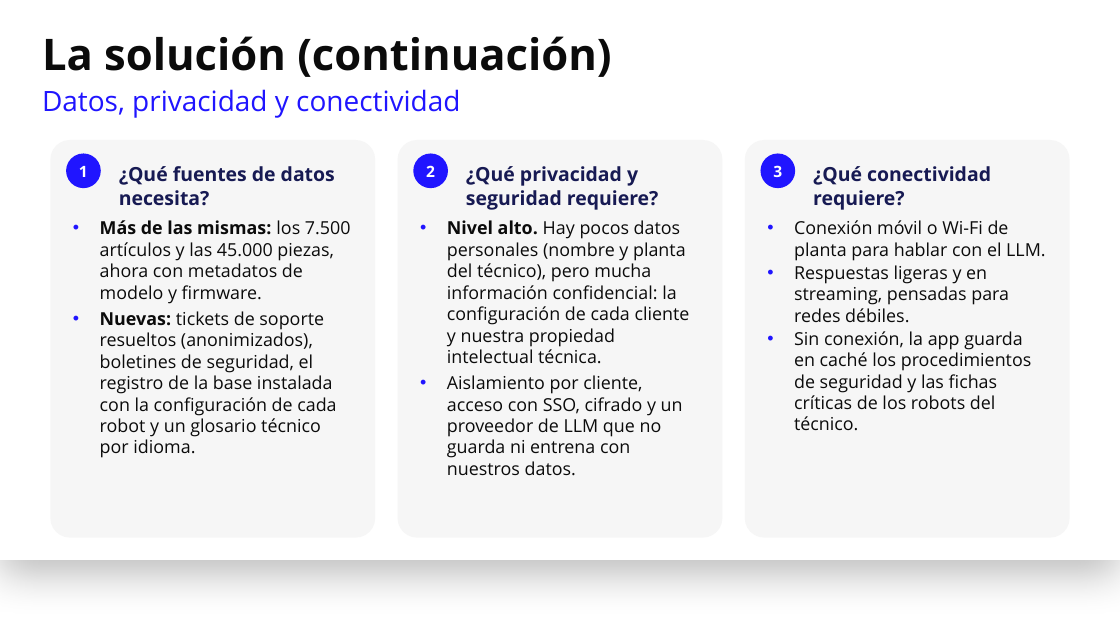
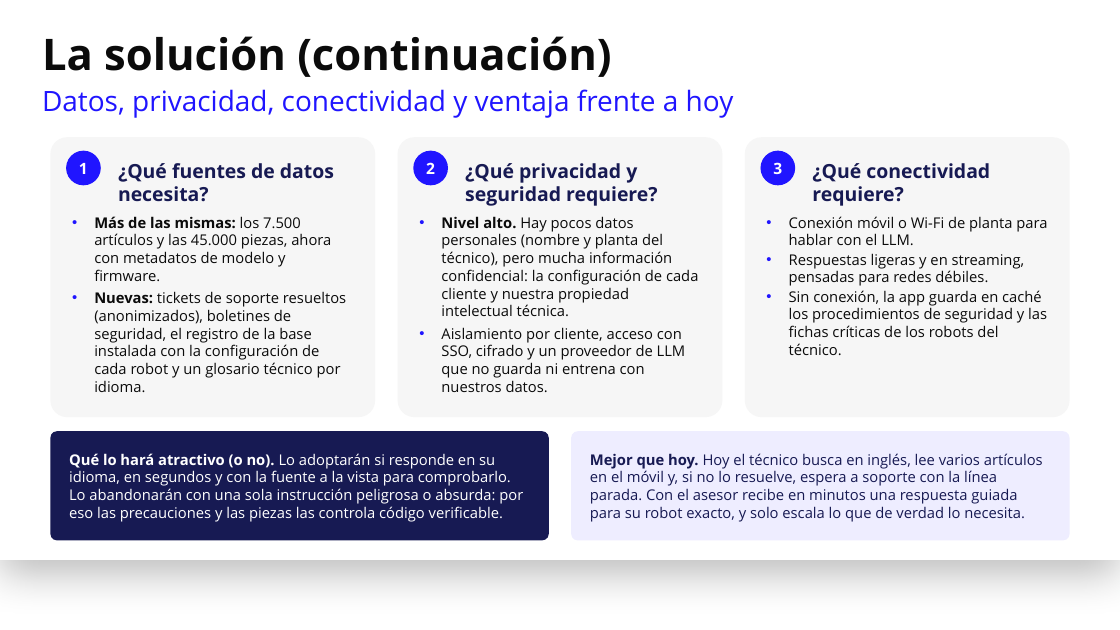
Before and after one commit to edgonzalezaccenture/udacity-ai-product-manager-llm-project, a slide deck: slide 6 of asesor-experto-ia-escenario-c.pptx. Drawn at 1120x630 pixels with LibreOffice and Linux fonts; fonts in the diff are those of the drawing; background and template pictures are left out. Boxes give left, top, right and bottom in pixels: in the first picture for what was removed or moved away, otherwise in the second. Text is boxed around its words. In the diff, an @@ line names an element or a change of style, - is before the commit and + after.

```diff
--- a/asesor-experto-ia-escenario-c.pptx
+++ b/asesor-experto-ia-escenario-c.pptx
@@ title at bbox=[42, 89, 734, 118]: text changed @@
-Datos, privacidad y conectividad
+Datos, privacidad, conectividad y ventaja frente a hoy
@@ rounded rectangle "¿Qué fuentes de datos necesita?": place and size @@
-rounded rectangle "¿Qué fuentes de datos necesita?" at bbox=[50, 140, 375, 538]
+rounded rectangle "¿Qué fuentes de datos necesita?" at bbox=[50, 137, 375, 417]
@@ rounded rectangle "¿Qué privacidad y seguridad requiere?": place and size @@
-rounded rectangle "¿Qué privacidad y seguridad requiere?" at bbox=[398, 140, 722, 538]
+rounded rectangle "¿Qué privacidad y seguridad requiere?" at bbox=[398, 137, 722, 417]
@@ rounded rectangle "¿Qué conectividad requiere?": place and size @@
-rounded rectangle "¿Qué conectividad requiere?" at bbox=[745, 140, 1070, 538]
+rounded rectangle "¿Qué conectividad requiere?" at bbox=[745, 137, 1070, 417]
@@ text in rounded rectangle at bbox=[94, 216, 346, 392]: size 23 to 19 pt in "Más de las mismas: los 7.500 artículos ...", "Nuevas: tickets de soporte resueltos (anonimizados), boletin ..."; indent changed @@
@@ text in rounded rectangle at bbox=[441, 216, 698, 392]: size 23 to 19 pt in "Nivel alto. Hay pocos datos personales (nombre ...", "Aislamiento por cliente, acceso con SSO, cifrado ..."; indent changed @@
@@ text in rounded rectangle at bbox=[789, 216, 1047, 355]: size 23 to 19 pt in "Conexión móvil o Wi-Fi de planta para ...", "Respuestas ligeras y en streaming, pensadas para ...", "Sin conexión, la app guarda en caché ..."; indent changed @@
@@ rounded rectangle added at bbox=[50, 431, 549, 540], fill #171A53, 19 pt, text #FFFFFF @@
+Qué lo hará atractivo (o no). Lo adoptarán si responde en su idioma, en segundos y con la fuente a la vista para comprobarlo. Lo abandonarán con una sola instrucción peligrosa o absurda: por eso las precauciones y las piezas las controla código verificable.
@@ rounded rectangle added at bbox=[571, 431, 1070, 540], fill #EEEDFF, 19 pt, text #171A53 @@
+Mejor que hoy. Hoy el técnico busca en inglés, lee varios artículos en el móvil y, si no lo resuelve, espera a soporte con la línea parada. Con el asesor recibe en minutos una respuesta guiada para su robot exacto, y solo escala lo que de verdad lo necesita.
```
Also in this commit, not shown: 1 other slide changed, 1 other file.
